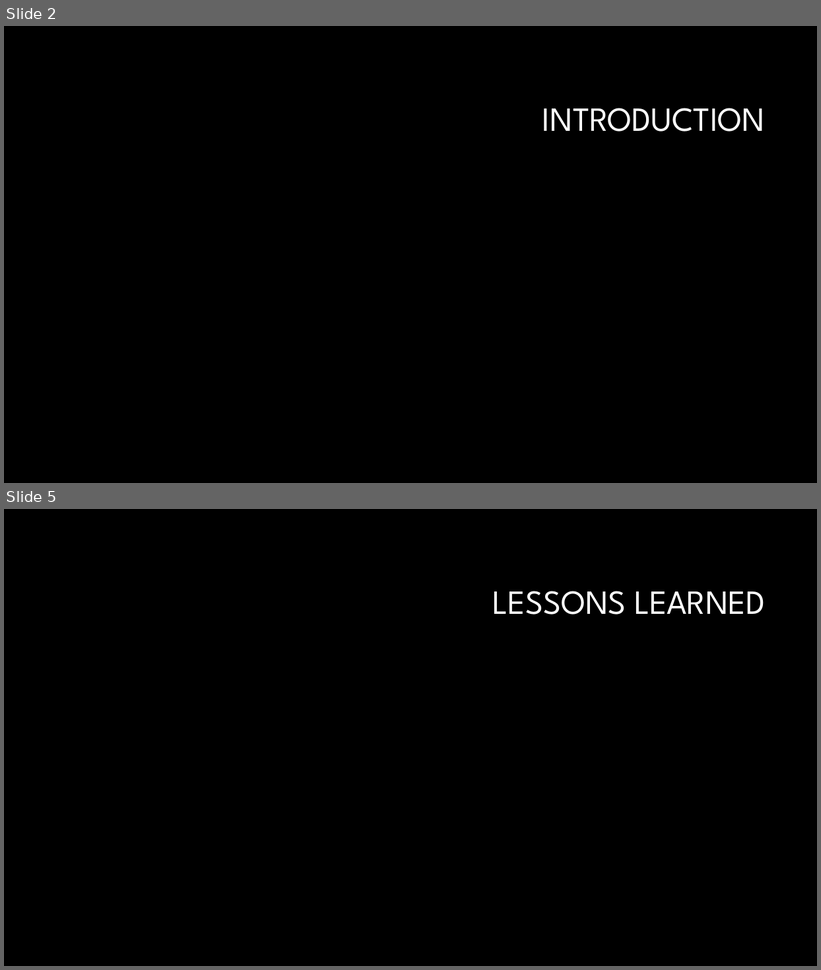
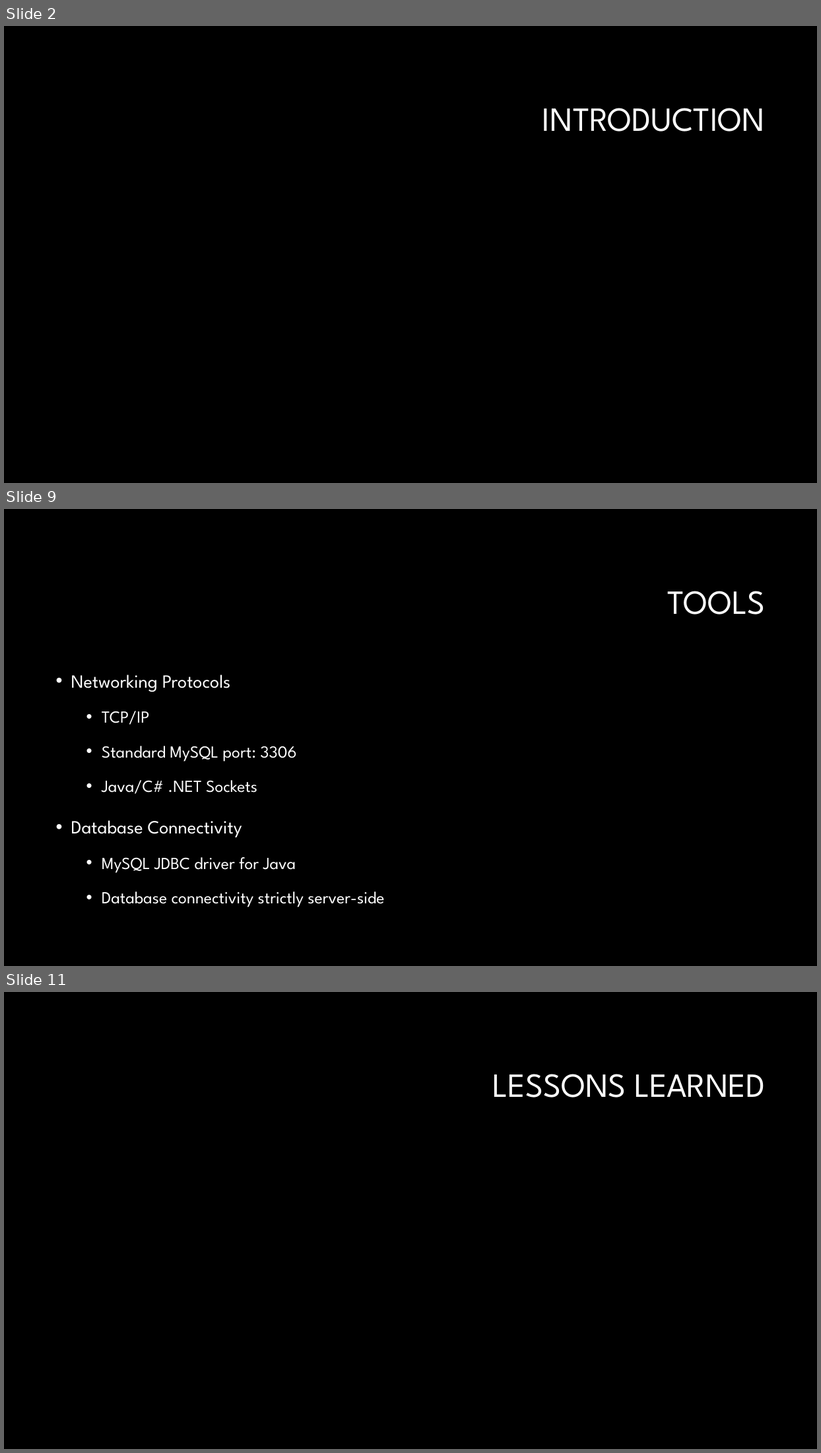
Before and after one commit to John-Neis/CSCI-463-Project, a slide deck: Presentation/Project_Presentation.pptx. Shown one above the other, each under a label of ours: slides 2 and 5 before the commit, slides 2, 9 and 11 after it; the slides between them are not shown. The pictures are 821x970 and 821x1453 pixels, drawn with LibreOffice and Linux fonts; fonts in the diff are those of the drawing; background and template pictures are left out. Boxes give left, top, right and bottom in pixels: in the first picture for what was removed or moved away, otherwise in the second. Text is boxed around its words. In the diff, an @@ line names an element or a change of style, - is before the commit and + after.

```diff
--- a/Presentation/Project_Presentation.pptx
+++ b/Presentation/Project_Presentation.pptx
@@ slide 9 added at (4,509,817,966), background #000000 @@
@@ title added at (667,591,765,615), 40 pt, text #FFFFFF @@
+TOOLS
@@ text added at (71,675,384,908), 20 pt, text #FFFFFF @@
+• Networking Protocols
+  • TCP/IP
+  • Standard MySQL port: 3306
+  • Java/C# .NET Sockets
+• Database Connectivity
+  • MySQL JDBC driver for Java
+  • Database connectivity strictly server-side
@@ what was slide 5 is now slide 11 @@
```
Also in this commit, not shown: 1 slide changed, 6 other slides added, 1 slide removed, 6 other files.
